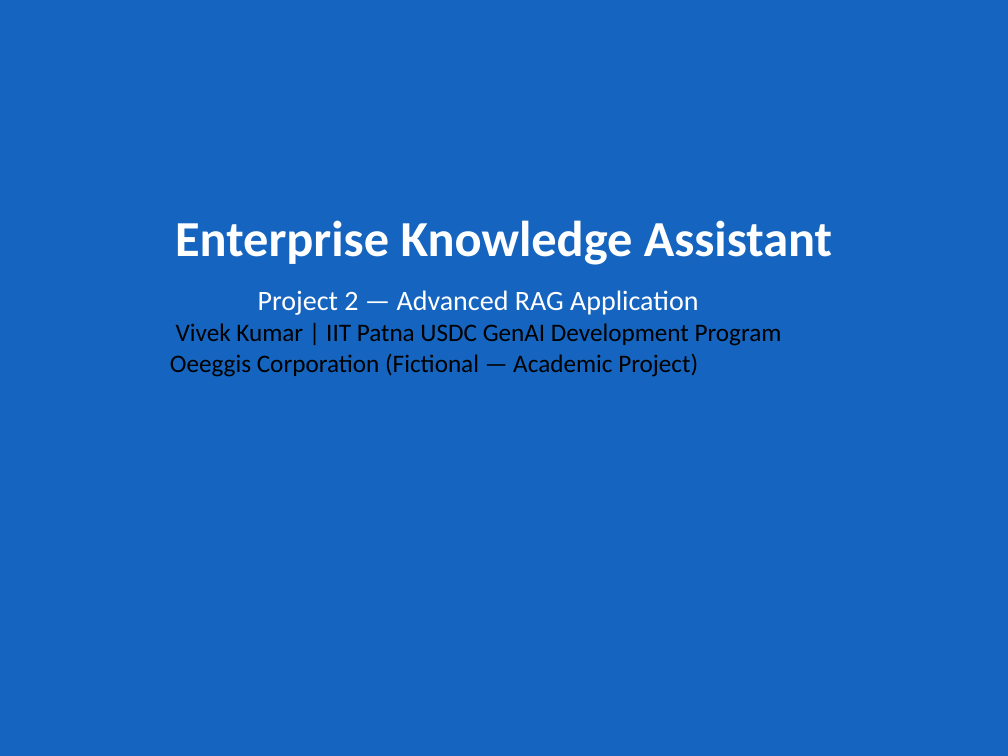
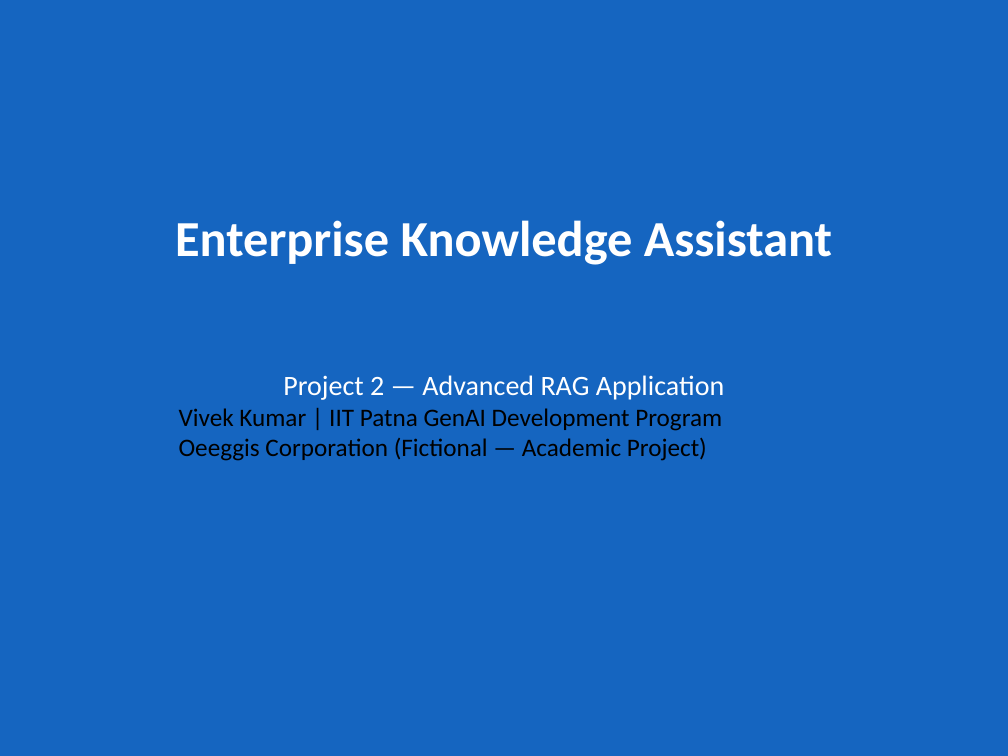
Before and after one commit to vivekkumar-io/iit-patna, a slide deck: slide 1 of SubmissionDocument/Enterprise_Knowledge_Assistant_Vivek_kumar.pptx. Drawn at 1008x756 pixels with LibreOffice and Linux fonts; fonts in the diff are those of the drawing. Boxes give left, top, right and bottom in pixels: in the first picture for what was removed or moved away, otherwise in the second. Text is boxed around its words. In the diff, an @@ line names an element or a change of style, - is before the commit and + after.

```diff
--- a/SubmissionDocument/Enterprise_Knowledge_Assistant_Vivek_kumar.pptx
+++ b/SubmissionDocument/Enterprise_Knowledge_Assistant_Vivek_kumar.pptx
@@ text "Project 2 — Advanced RAG ...": place and size @@
-text "Project 2 — Advanced RAG ..." at (170, 290, 782, 377)
+text "Project 2 — Advanced RAG ..." at (179, 375, 724, 461)
@@ text at (179, 408, 722, 431): text changed @@
-Vivek Kumar | IIT Patna USDC GenAI Development Program
+Vivek Kumar | IIT Patna GenAI Development Program
```
Also in this commit, not shown: 4 other slides changed, 7 slides added, 1 other file.
